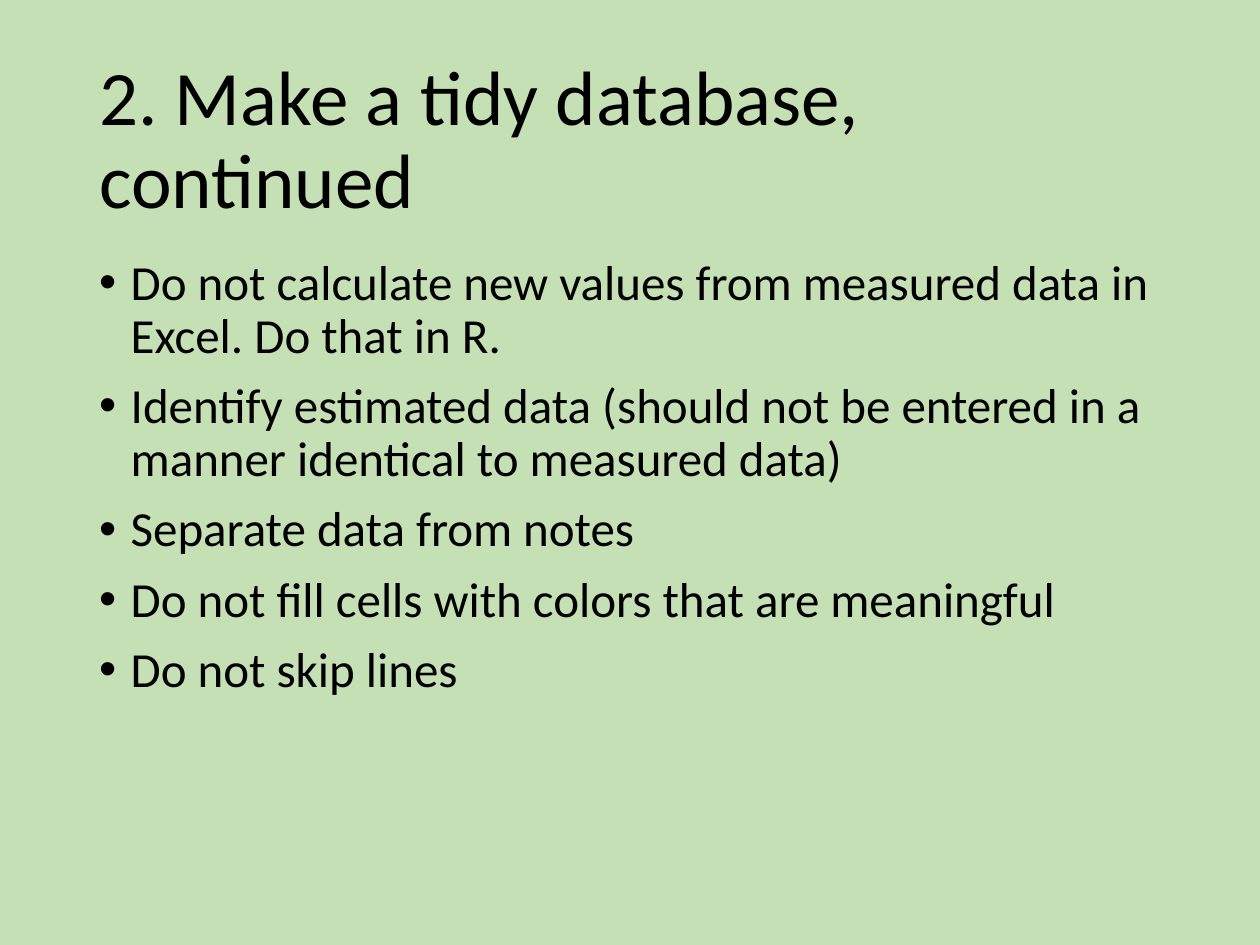
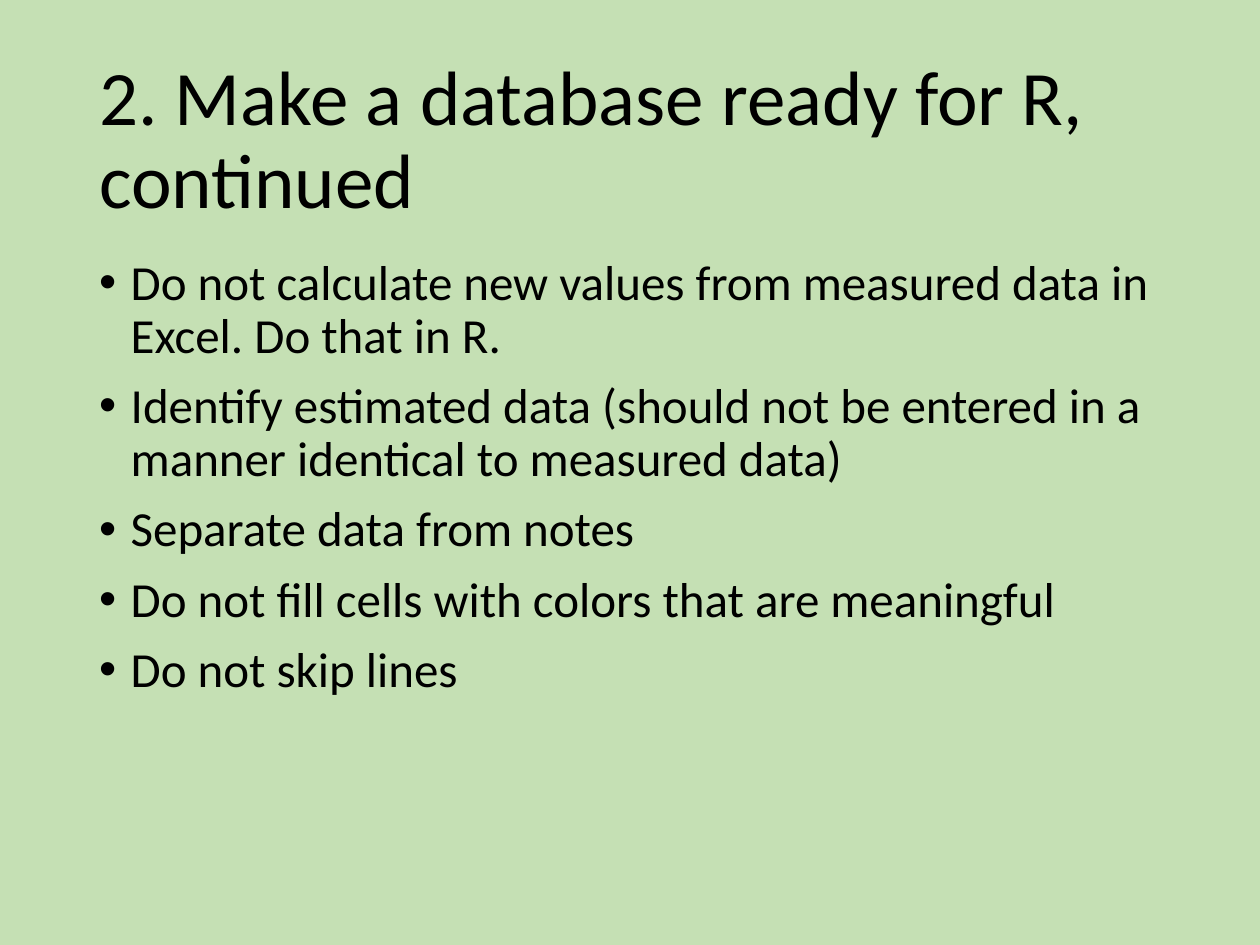
Before and after one commit to EEOB590A-Data-Science-in-R-Fall2021/CourseMaterials, a slide deck: slide 10 of 2. Data Management/Wk4 - Datasheets and Coding with Style.pptx. Drawn at 1260x945 pixels with LibreOffice and Linux fonts; fonts in the diff are those of the drawing. Boxes give left, top, right and bottom in pixels: in the first picture for what was removed or moved away, otherwise in the second. Text is boxed around its words. In the diff, an @@ line names an element or a change of style, - is before the commit and + after.

```diff
--- a/2. Data Management/Wk4 - Datasheets and Coding with Style.pptx
+++ b/2. Data Management/Wk4 - Datasheets and Coding with Style.pptx
@@ title at [99,71,1083,209]: text changed @@
-2. Make a tidy database, continued
+2. Make a database ready for R, continued
```
Also in this commit, not shown: 3 other slides changed.
